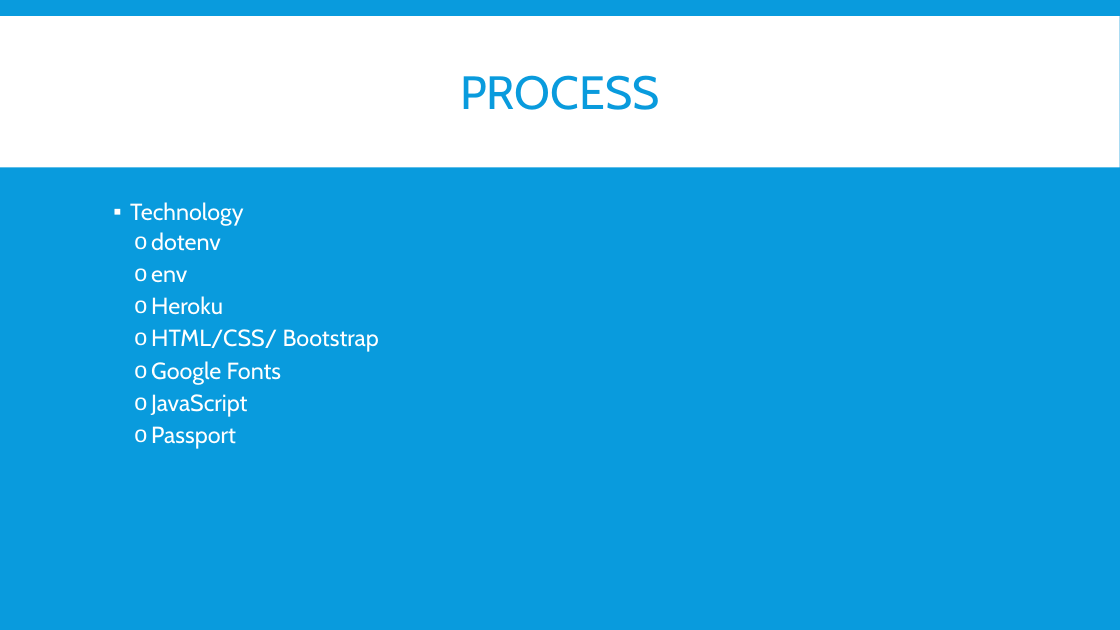
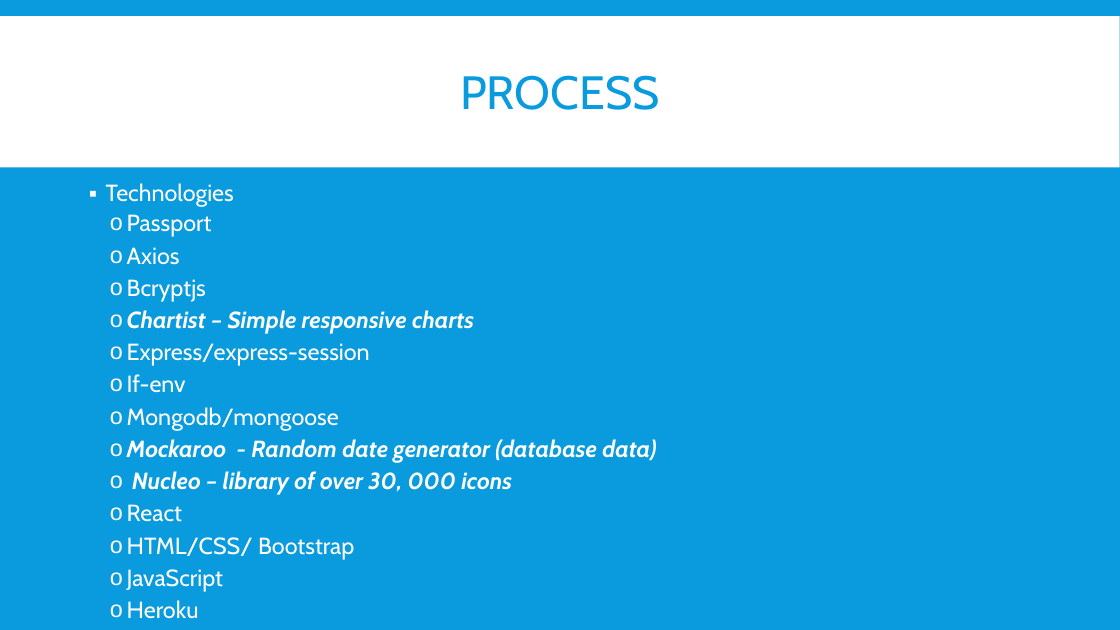
Before and after one commit to gehanstedt/change-forecast, a slide deck: slide 6 of Presentation/Draft Change Forecast Presentation.pptx. Drawn at 1120x630 pixels with LibreOffice and Linux fonts; fonts in the diff are those of the drawing. Boxes give left, top, right and bottom in pixels: in the first picture for what was removed or moved away, otherwise in the second. Text is boxed around its words. In the diff, an @@ line names an element or a change of style, - is before the commit and + after.

```diff
--- a/Presentation/Draft Change Forecast Presentation.pptx
+++ b/Presentation/Draft Change Forecast Presentation.pptx
@@ text "Technologies" moved from (x1=130, y1=202, x2=379, y2=449) to (x1=106, y1=183, x2=656, y2=619) @@
@@ text at (x1=106, y1=183, x2=656, y2=592): text changed @@
-▪ Technology
-  o dotenv
-  o env
+▪ Technologies
+  o Passport
+  o Axios
+  o Bcryptjs
+  o Chartist – Simple responsive charts
+  o Express/express-session
+  o If-env
+  o Mongodb/mongoose
+  o Mockaroo - Random date generator (database data)
+  o Nucleo – library of over 30, 000 icons
+  o React
+  o HTML/CSS/ Bootstrap
+  o JavaScript
@@ text at (x1=151, y1=329, x2=379, y2=449): paragraphs removed @@
-  o HTML/CSS/ Bootstrap
-  o Google Fonts
-  o JavaScript
-  o Passport
```
Also in this commit, not shown: 7 other slides changed.
